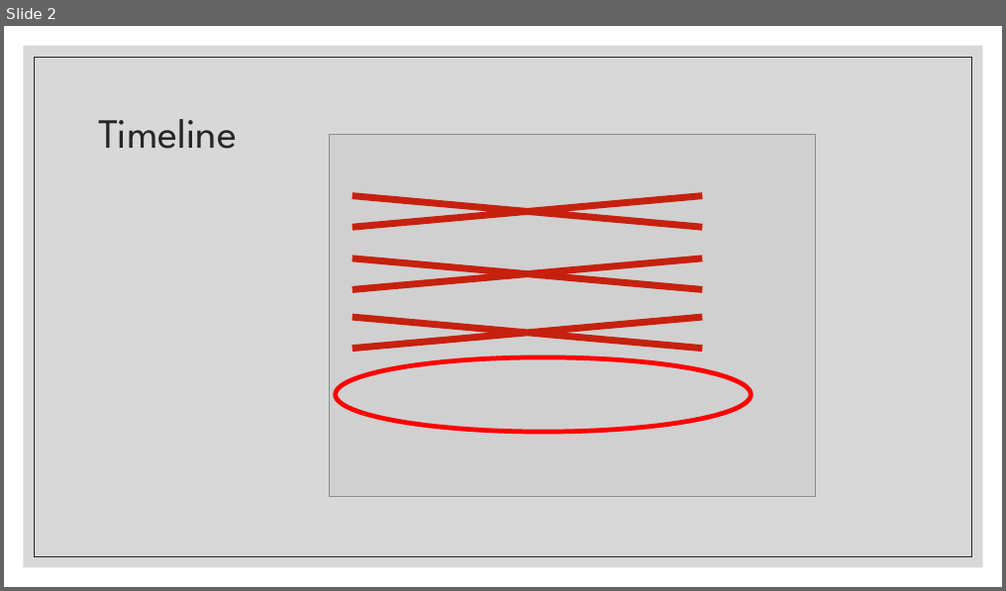
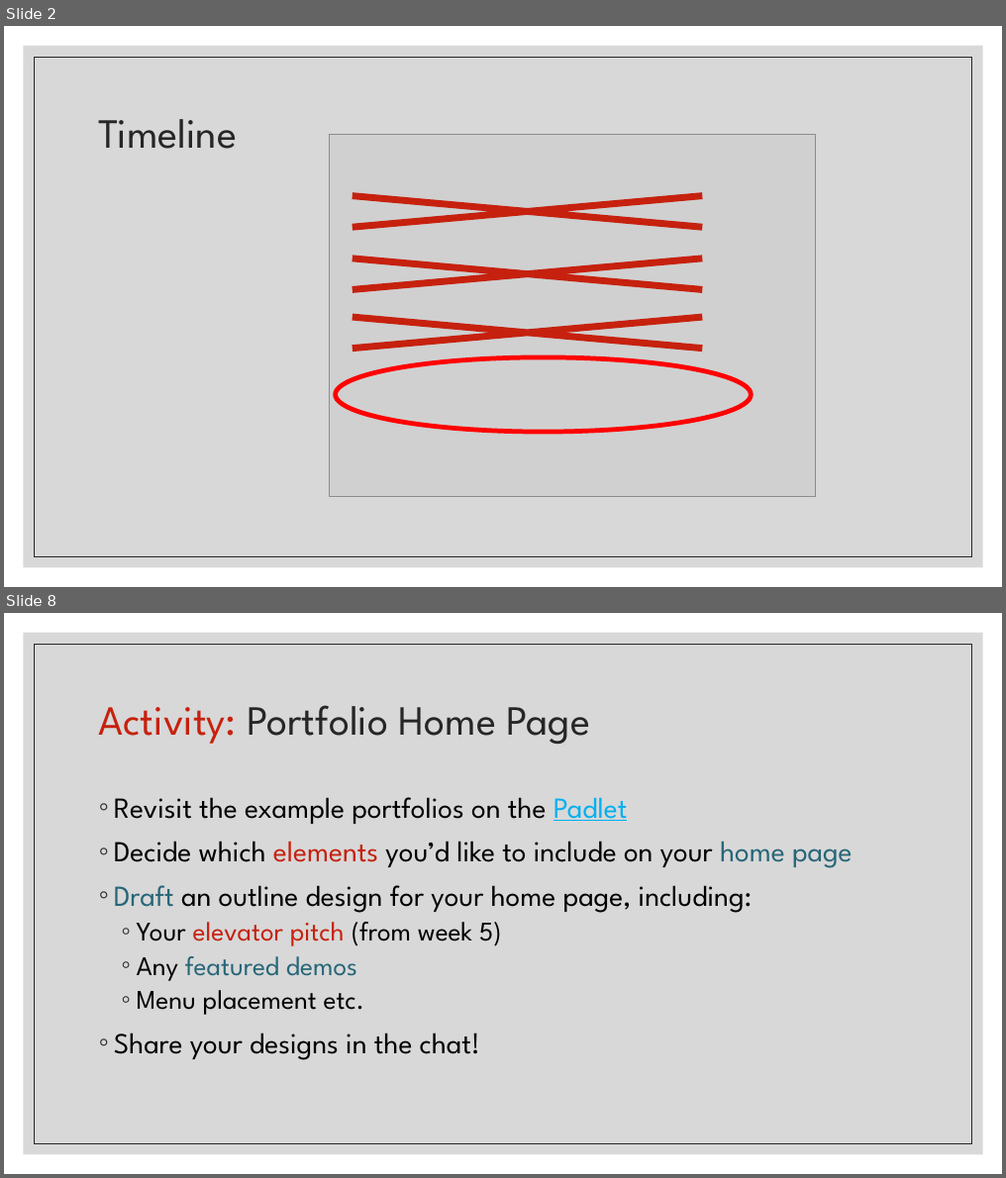
Before and after one commit to Falmouth-Games-Academy/COMP2x0-workshop-slides, a slide deck: COMP2x0-portfolio-workshop-07.pptx. Shown one above the other, each under a label of ours: slide 2 before the commit, slides 2 and 8 after it; the slides between them are not shown. The pictures are 1006x591 and 1006x1178 pixels, drawn with LibreOffice and Linux fonts; fonts in the diff are those of the drawing; grey boxes stand for pictures. Boxes give left, top, right and bottom in pixels: in the first picture for what was removed or moved away, otherwise in the second. Text is boxed around its words. In the diff, an @@ line names an element or a change of style, - is before the commit and + after.

Commit message:
Week 7 slides

```diff
--- a/COMP2x0-portfolio-workshop-07.pptx
+++ b/COMP2x0-portfolio-workshop-07.pptx
@@ slide 8 added at (4,613,1002,1174), background #FFFFFF; not listed: 2 template elements that a slide beside it also shows @@
@@ title added at (99,705,590,744), 40 pt, text #262626 @@
+Activity: Portfolio Home Page
@@ text added at (114,797,852,1060), 28 pt, text #000000 @@
+◦ Revisit the example portfolios on the Padlet
+◦ Decide which elements you’d like to include on your home page
+◦ Draft an outline design for your home page, including:
+  ◦ Your elevator pitch (from week 5)
+  ◦ Any featured demos
+  ◦ Menu placement etc.
+◦ Share your designs in the chat!
```
Also in this commit, not shown: 1 slide changed, 8 other slides added, 9 slides removed, 1 other file.
